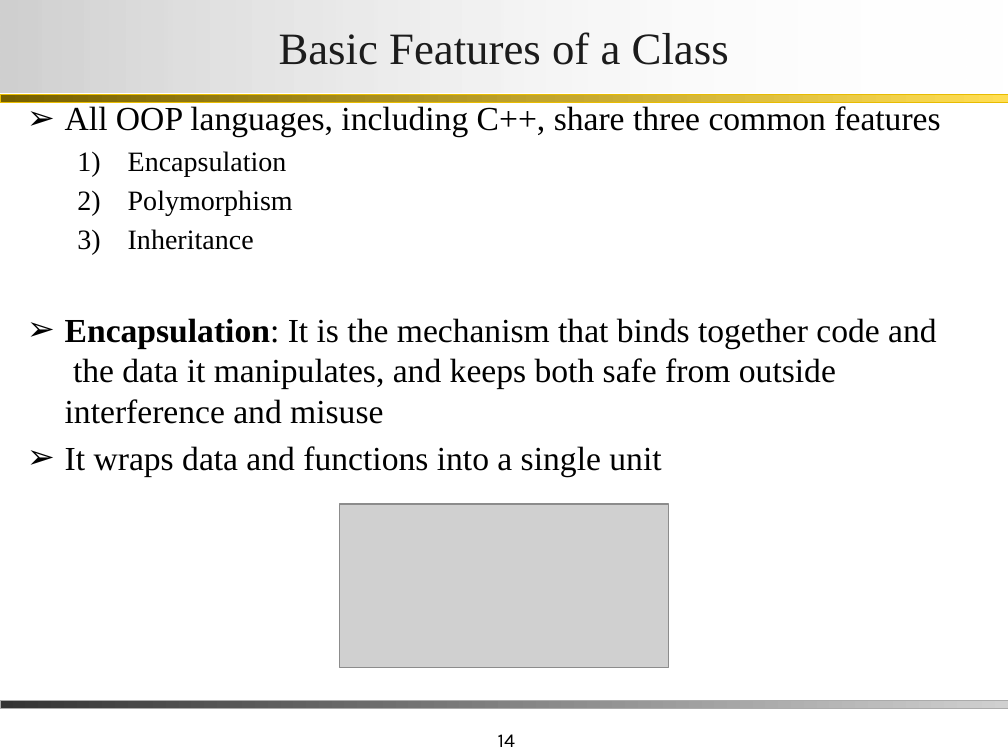
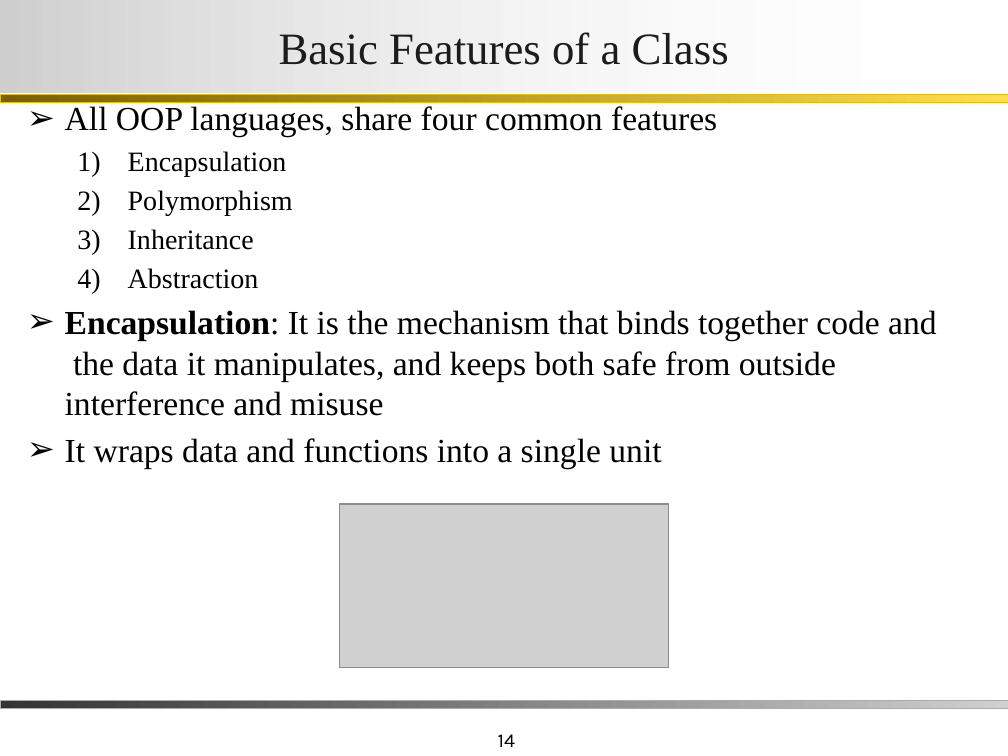
Before and after one commit to ashrafulparan2/SEU-Resources, a slide deck: slide 14 of CSE281/Intro to OOP.pptx. Drawn at 1008x756 pixels with LibreOffice and Linux fonts; fonts in the diff are those of the drawing; grey boxes stand for pictures. Boxes give left, top, right and bottom in pixels: in the first picture for what was removed or moved away, otherwise in the second. Text is boxed around its words. In the diff, an @@ line names an element or a change of style, - is before the commit and + after.

```diff
--- a/CSE281/Intro to OOP.pptx
+++ b/CSE281/Intro to OOP.pptx
@@ text at <box>65,106,717,137</box>: text changed @@
-➢ All OOP languages, including C++, share three common features
+➢ All OOP languages, share four common features
@@ text at <box>128,268,259,289</box>: paragraph added @@
+  4) Abstraction
```
Also in this commit, not shown: 1 other slide changed.
